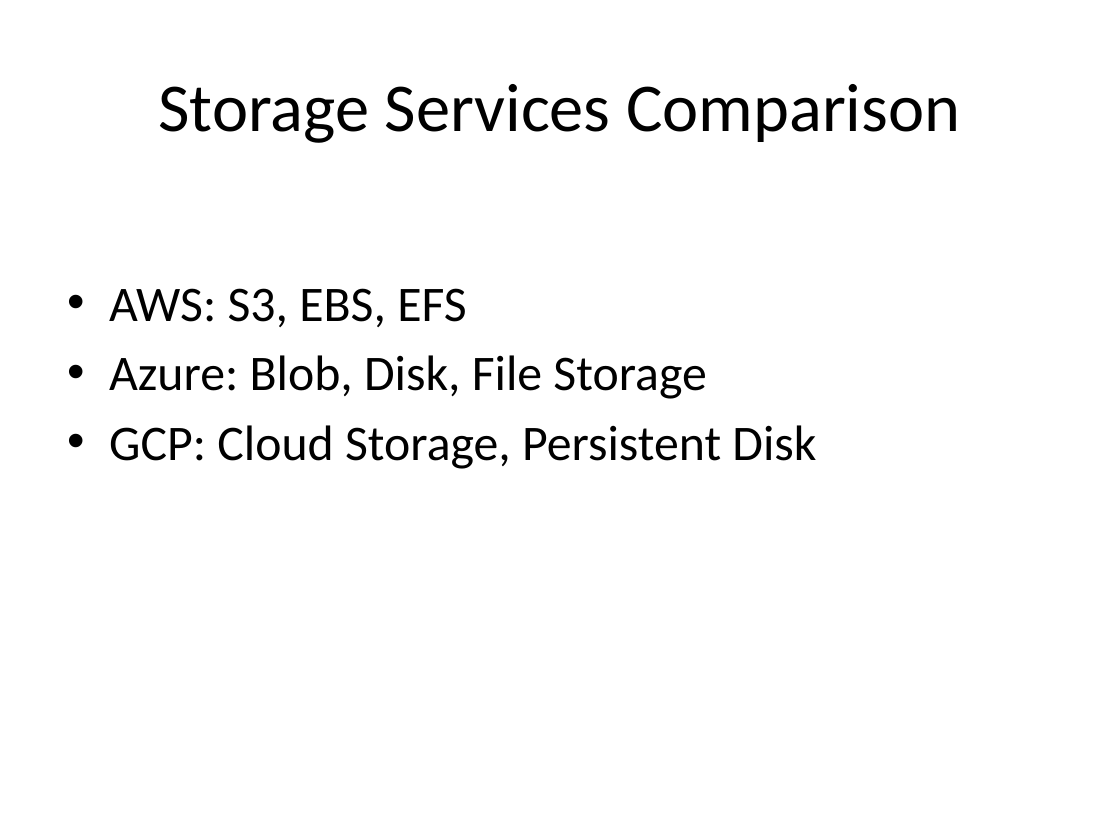
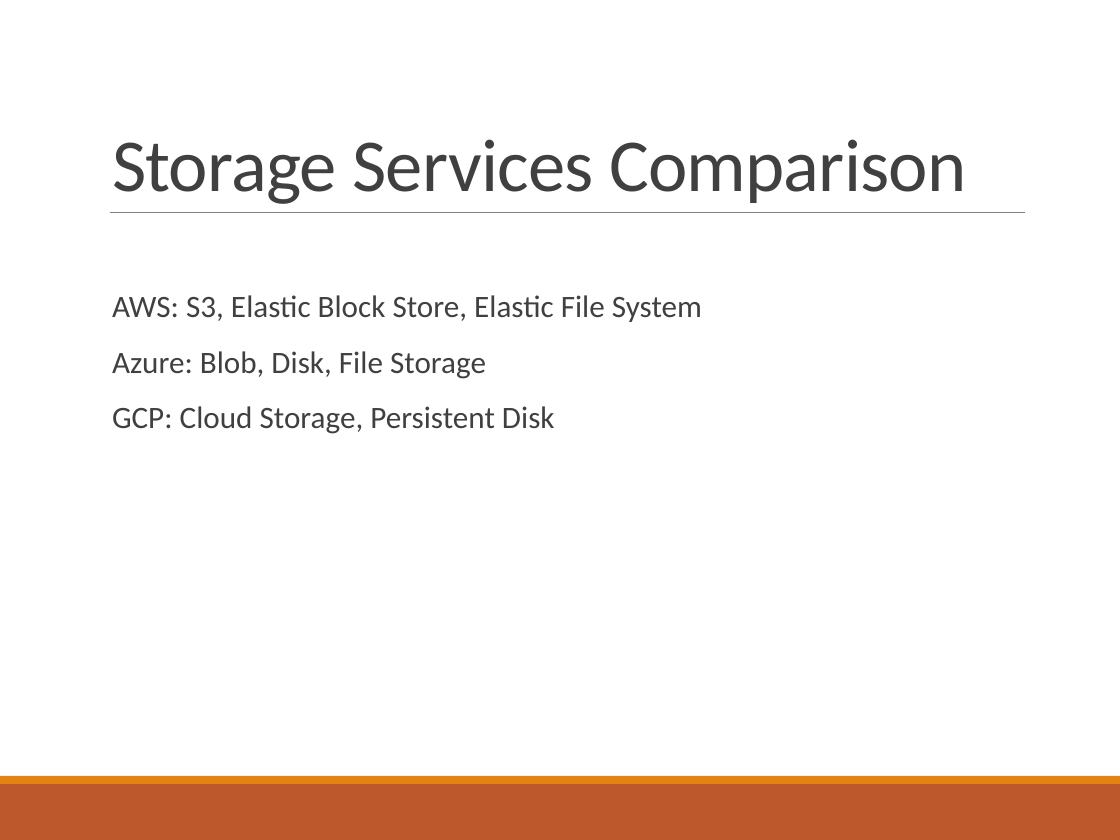
Before and after one commit to ashokbhattarai/cloudcomputing, a slide deck: slide 15 of Unit3_Cloud_Platforms_Tools.pptx. Drawn at 1120x840 pixels with LibreOffice and Linux fonts; fonts in the diff are those of the drawing. Boxes give left, top, right and bottom in pixels: in the first picture for what was removed or moved away, otherwise in the second. Text is boxed around its words. In the diff, an @@ line names an element or a change of style, - is before the commit and + after.

```diff
--- a/Unit3_Cloud_Platforms_Tools.pptx
+++ b/Unit3_Cloud_Platforms_Tools.pptx
@@ title "Storage Services Comparison": place and size @@
-title "Storage Services Comparison" at (158,84,960,143)
+title "Storage Services Comparison" at (112,139,967,204)
@@ title "Storage Services Comparison" at (112,139,967,204): size 44 to 48 pt, text colour #000000 to #404040, letter spacing 0 to -0.5 pt; alignment centre to left; line spacing 1 to 0.85; vertical alignment middle to bottom @@
@@ text "AWS: S3, Elastic Block Store, ...": place and size @@
-text "AWS: S3, Elastic Block Store, ..." at (109,288,816,469)
+text "AWS: S3, Elastic Block Store, ..." at (112,295,702,434)
@@ line added from (110, 213) to (1025, 213), #808080 0.5 pt @@
@@ text at (112,295,702,322): text changed; size 32 to 20 pt; text colour #000000 to #404040 @@
-• AWS: S3, EBS, EFS
+  AWS: S3, Elastic Block Store, Elastic File System
@@ text at (112,351,555,434): size 32 to 20 pt, text colour #000000 to #404040 in "Azure: Blob, Disk, File Storage", "GCP: Cloud Storage, Persistent Disk"; bullet • to  ; line spacing 1 to 0.9; more space between paragraphs @@
@@ rectangle added at (0,776,1120,784), fill #E48312 @@
@@ rectangle added at (0,784,1120,840), fill #BD582C @@
```
Also in this commit, not shown: 21 other slides changed, 1 slide added, 1 slide removed, 3 other files.
